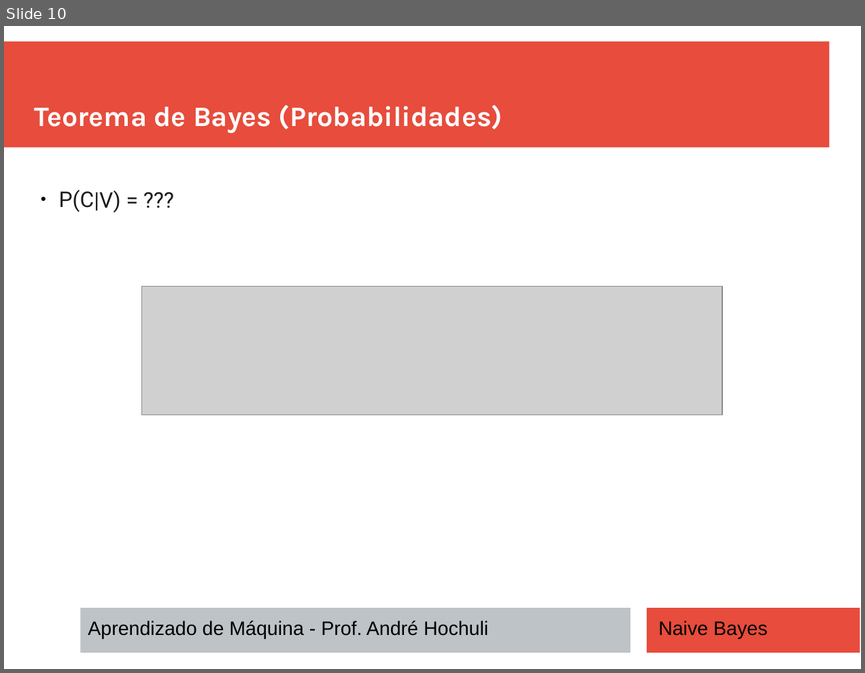
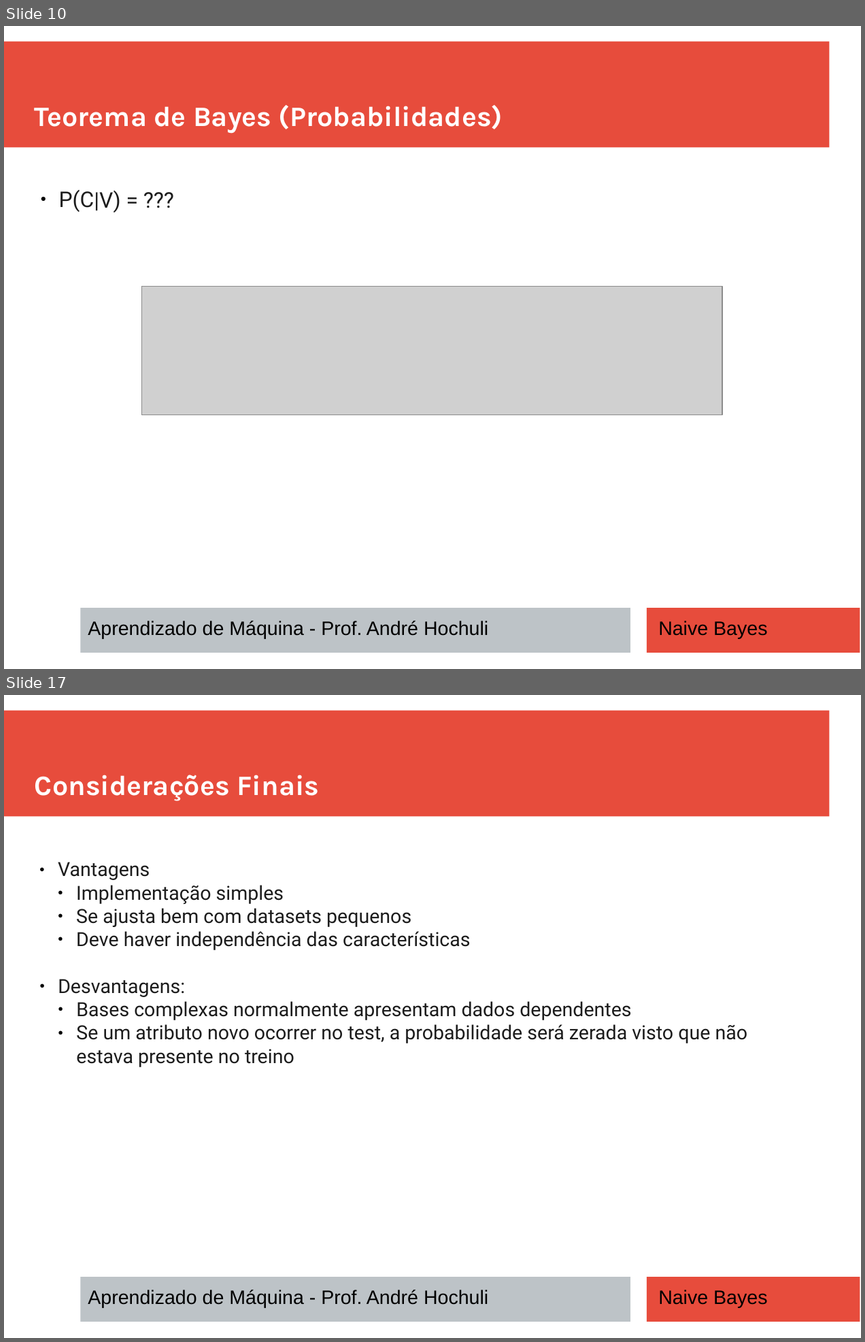
Before and after one commit to andrehochuli/teaching, a slide deck: AprendizadoMaquina/Tópico 02 - Aprendizado Supervisionado/Tópico 02 - Aprendizado-Supervisionado - Naive Bayes.pptx. Shown one above the other, each under a label of ours: slide 10 before the commit, slides 10 and 17 after it; the slides between them are not shown. The pictures are 865x673 and 865x1342 pixels, drawn with LibreOffice and Linux fonts; fonts in the diff are those of the drawing; grey boxes stand for pictures. Boxes give left, top, right and bottom in pixels: in the first picture for what was removed or moved away, otherwise in the second. Text is boxed around its words. In the diff, an @@ line names an element or a change of style, - is before the commit and + after.

Commit message:
Preparando Naive Bayes

```diff
--- a/AprendizadoMaquina/Tópico 02 - Aprendizado Supervisionado/Tópico 02 - Aprendizado-Supervisionado - Naive Bayes.pptx
+++ b/AprendizadoMaquina/Tópico 02 - Aprendizado Supervisionado/Tópico 02 - Aprendizado-Supervisionado - Naive Bayes.pptx
@@ slide 17 added at [4,695,861,1338], background #FFFFFF; not listed: 3 template elements that a slide beside it also shows @@
@@ text added at [35,775,319,801], 26 pt, text #FFFFFF, bold @@
+Considerações Finais
@@ text added at [58,862,748,1067], 18 pt, text #1C1C1C @@
+● Vantagens
+  ● Implementação simples
+  ● Se ajusta bem com datasets pequenos
+  ● Deve haver independência das características
+● Desvantagens:
+  ● Bases complexas normalmente apresentam dados dependentes
+  ● Se um atributo novo ocorrer no test, a probabilidade será zerada visto que não estava presente no treino
@@ text added at [88,1289,488,1307], 18 pt, text #000000 @@
+Aprendizado de Máquina - Prof. André Hochuli
@@ text added at [658,1289,767,1307], 18 pt, text #000000 @@
+Naive Bayes
```
Also in this commit, not shown: 1 slide changed, 7 other slides added.
